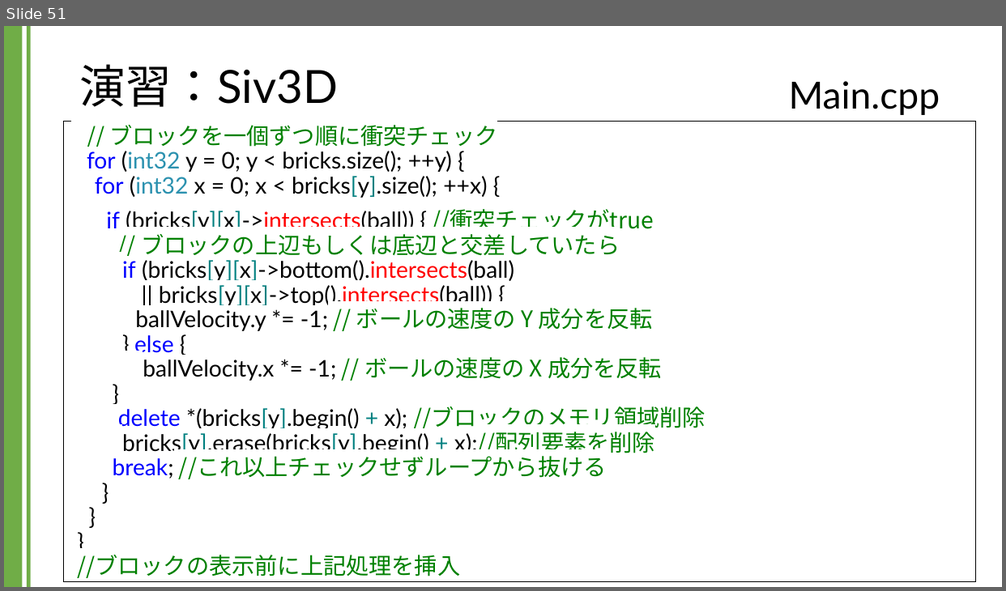
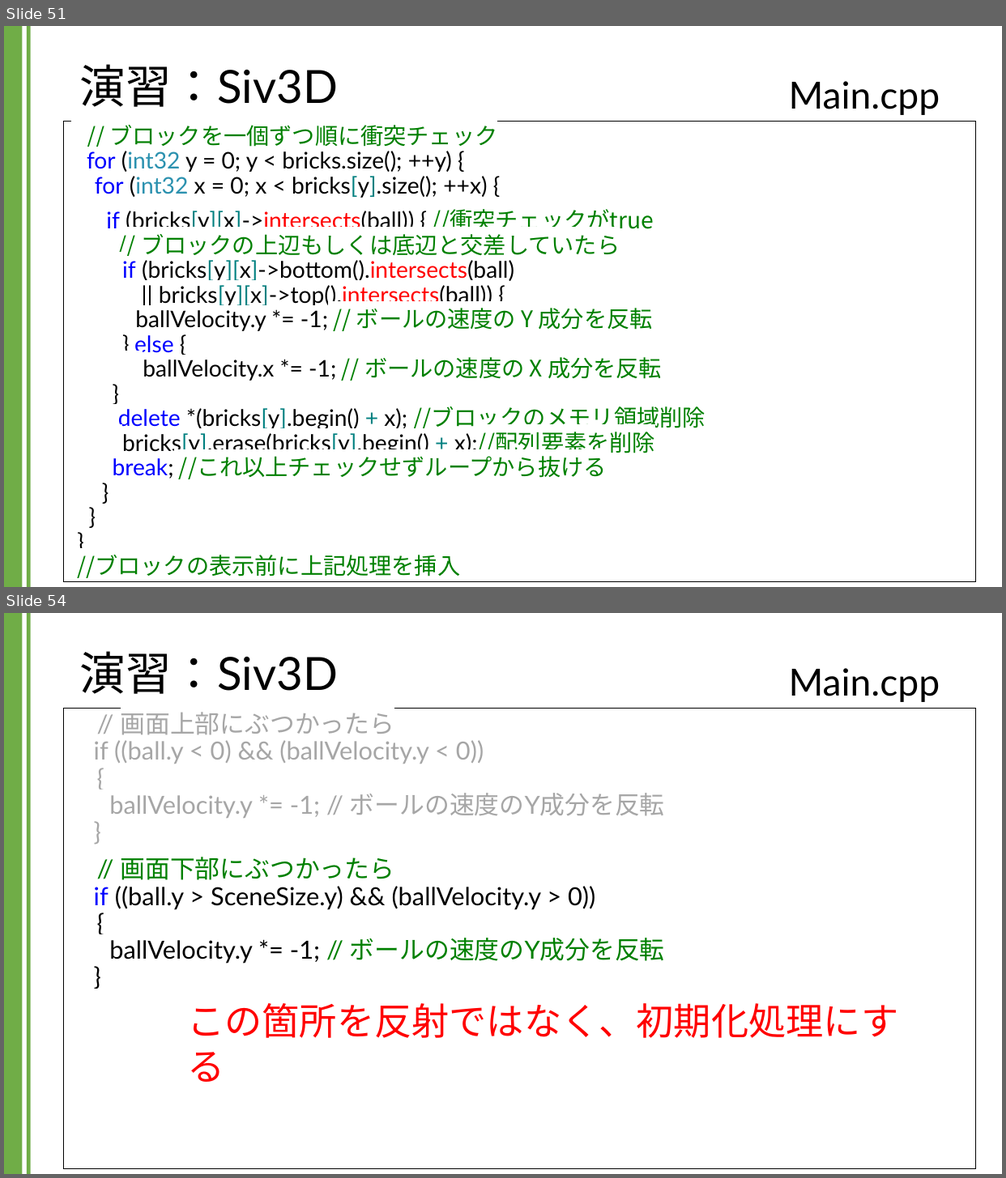
Before and after one commit to kic-murata/cpp2024, a slide deck: 授業資料/演習課題：Siv3D.pptx. Shown one above the other, each under a label of ours: slide 51 before the commit, slides 51 and 54 after it; the slides between them are not shown. The pictures are 1006x591 and 1006x1178 pixels, drawn with LibreOffice and Linux fonts; fonts in the diff are those of the drawing; background and template pictures are left out. Boxes give left, top, right and bottom in pixels: in the first picture for what was removed or moved away, otherwise in the second. Text is boxed around its words. In the diff, an @@ line names an element or a change of style, - is before the commit and + after.

```diff
--- a/授業資料/演習課題：Siv3D.pptx
+++ b/授業資料/演習課題：Siv3D.pptx
@@ slide 54 added at (x1=4, y1=613, x2=1002, y2=1174), background #FFFFFF; not listed: 2 template elements that a slide beside it also shows @@
@@ title added at (x1=80, y1=651, x2=338, y2=694), 44 pt, text #000000 @@
+演習：Siv3D
@@ text added at (x1=789, y1=668, x2=940, y2=702), 36 pt, text #000000 @@
+Main.cpp
@@ rectangle added at (x1=64, y1=708, x2=976, y2=1169), fill #FFFFFF, outline #000000 0.75 pt, 24 pt, text #A6A6A6 @@
+// 画面上部にぶつかったら
+if ((ball.y < 0) && (ballVelocity.y < 0))
+{
+ballVelocity.y *= -1; // ボールの速度のY成分を反転
+}
+// 画面下部にぶつかったら
+if ((ball.y > SceneSize.y) && (ballVelocity.y > 0))
+{
+ballVelocity.y *= -1; // ボールの速度のY成分を反転
+}
@@ text added at (x1=187, y1=1003, x2=898, y2=1038), 36 pt, text #FF0000 @@
+この箇所を反射ではなく、初期化処理にする
```
Also in this commit, not shown: 3 slides changed, 9 other slides added.
